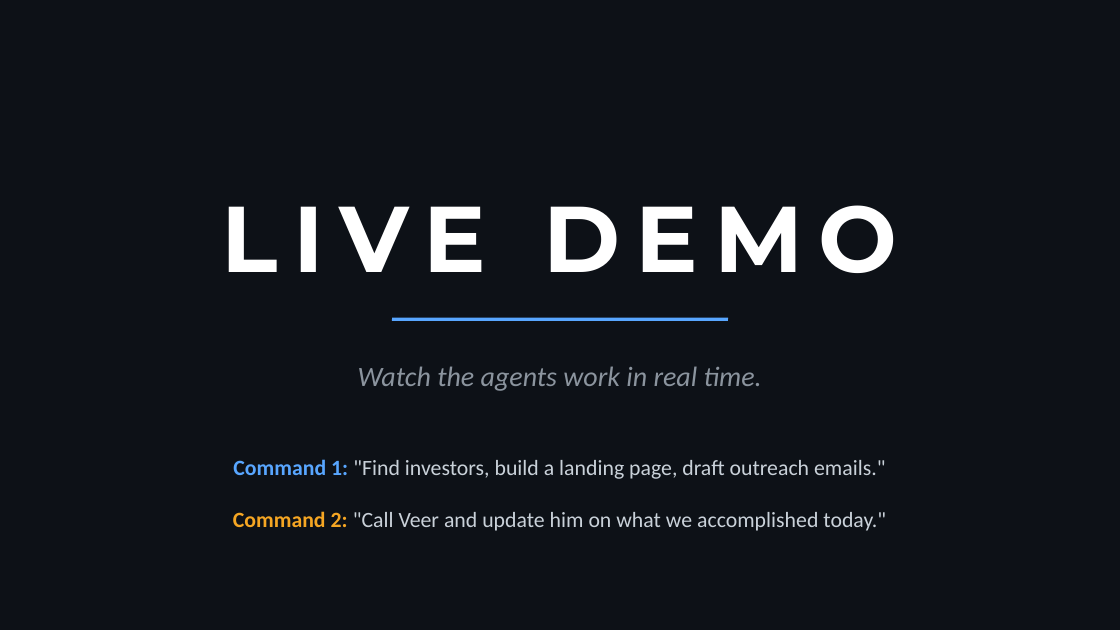
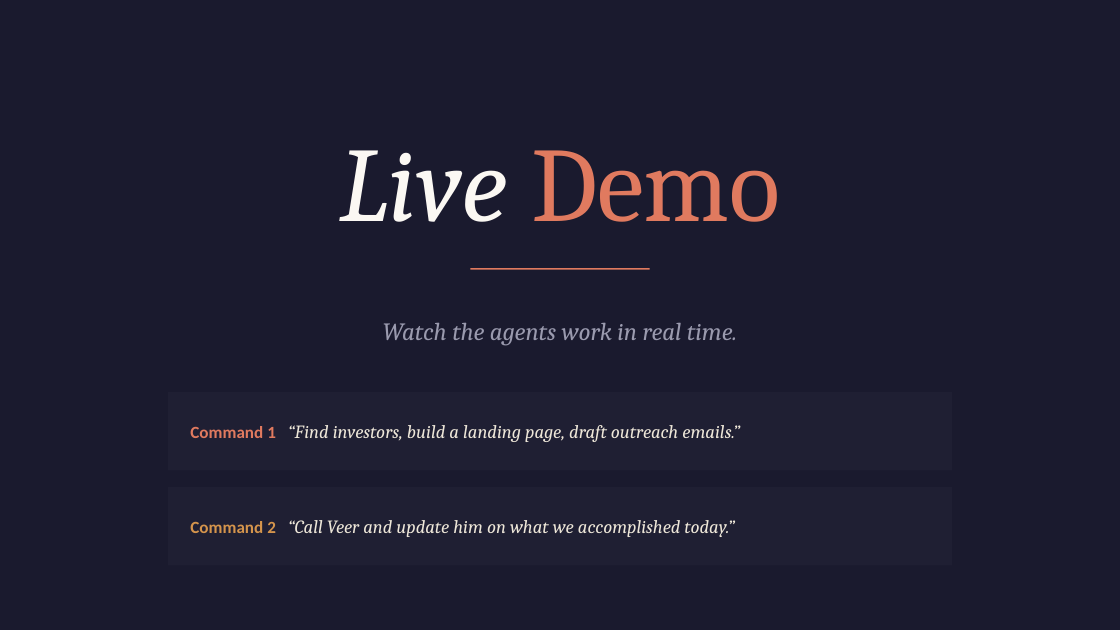
Before and after one commit to veersaraf/interstice, a slide deck: slide 8 of interstice/Interstice-Pitch-Deck.pptx. Drawn at 1120x630 pixels with LibreOffice and Linux fonts; fonts in the diff are those of the drawing. Boxes give left, top, right and bottom in pixels: in the first picture for what was removed or moved away, otherwise in the second. Text is boxed around its words. In the diff, an @@ line names an element or a change of style, - is before the commit and + after.

```diff
--- a/interstice/Interstice-Pitch-Deck.pptx
+++ b/interstice/Interstice-Pitch-Deck.pptx
@@ background #0D1117 to #1A1A2E @@
@@ text at <box>339,150,781,222</box>: text changed; size 60 to 68 pt; font Montserrat to Cambria; text colour #FFFFFF to #FBF8F3; bold off; italic on @@
-LIVE DEMO
+Live Demo
@@ line moved from (392, 319) - (728, 319) to (470, 269) - (650, 269) @@
@@ line (470, 269) - (650, 269): stroke #58A6FF 2 pt to #E07A5F 1 pt @@
@@ text "Watch the agents work in ...": place and size @@
-text "Watch the agents work in ..." at <box>358,366,762,391</box>
+text "Watch the agents work in ..." at <box>383,323,737,345</box>
@@ text "Watch the agents work in ..." at <box>383,323,737,345</box>: size 18 to 16 pt, font Calibri to Cambria, text colour #8B949E to #9A9AAE @@
@@ rectangle added at <box>168,392,952,470</box>, fill #1F1F33 @@
@@ text added at <box>190,425,740,442</box>, 12 pt, text #EDE6D8, italic @@
+Command 1 “Find investors, build a landing page, draft outreach emails.”
@@ rectangle added at <box>168,487,952,566</box>, fill #1F1F33 @@
@@ text at <box>190,520,735,537</box>: text changed; size 14 to 12 pt; font Calibri to Cambria; text colour #C9D1D9 to #EDE6D8; italic on @@
-Command 1: "Find investors, build a landing page, draft outreach emails."
-Command 2: "Call Veer and update him on what we accomplished today."
+Command 2 “Call Veer and update him on what we accomplished today.”
```
Also in this commit, not shown: 11 other slides changed, 22 other files.
